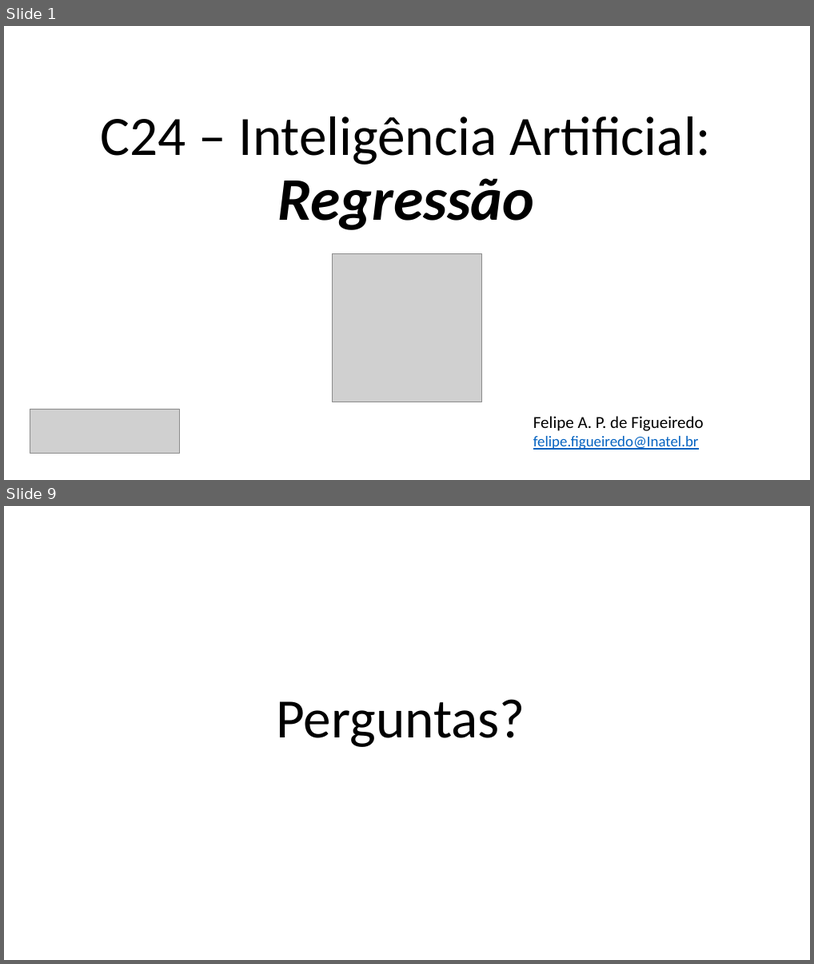
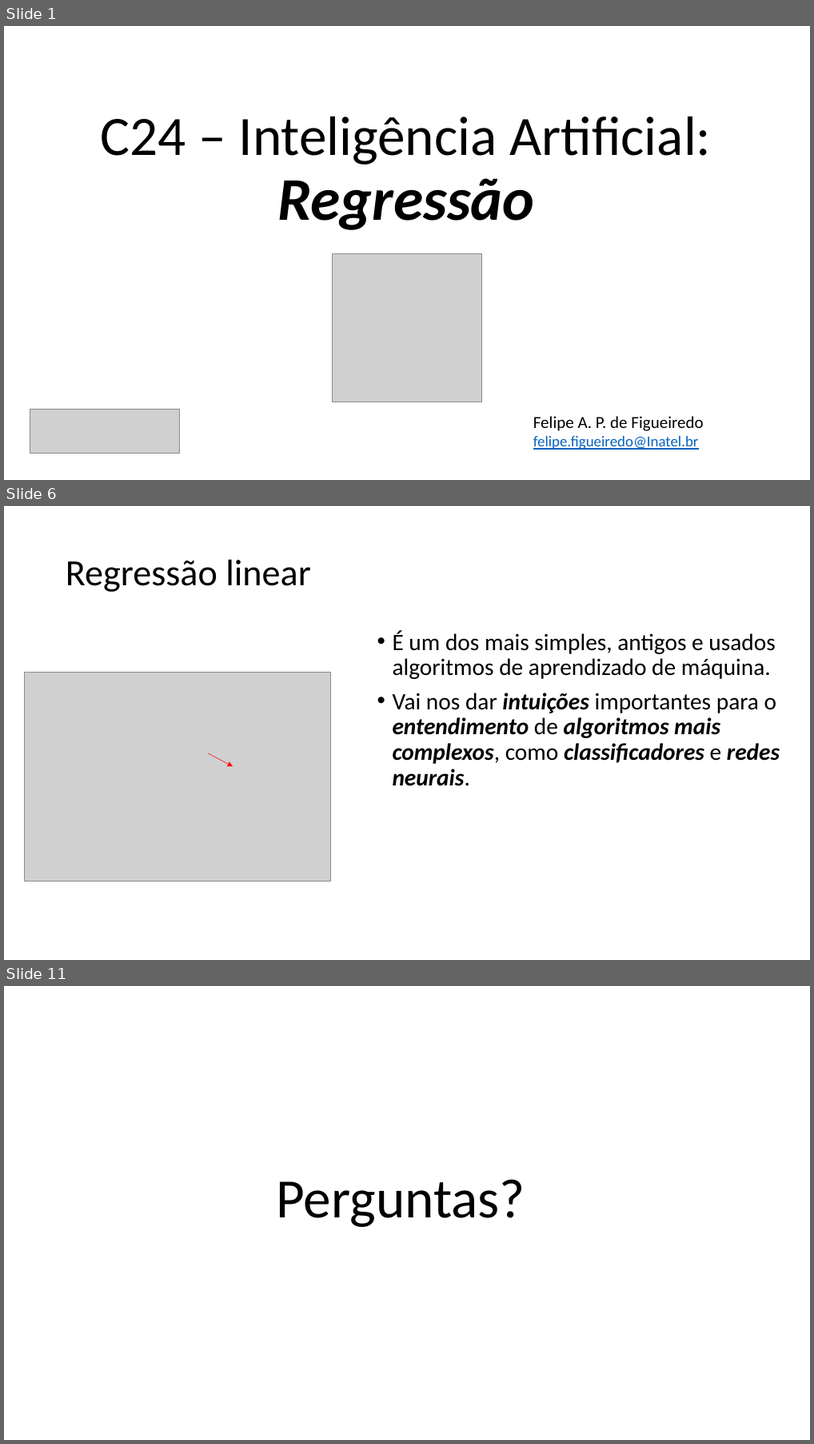
Before and after one commit to zz4fap/c24_inteligencia_artificial, a slide deck: slides/C24_Regressão.pptx. Shown one above the other, each under a label of ours: slides 1 and 9 before the commit, slides 1, 6 and 11 after it; the slides between them are not shown. The pictures are 814x964 and 814x1444 pixels, drawn with LibreOffice and Linux fonts; fonts in the diff are those of the drawing; grey boxes stand for pictures. Boxes give left, top, right and bottom in pixels: in the first picture for what was removed or moved away, otherwise in the second. Text is boxed around its words. In the diff, an @@ line names an element or a change of style, - is before the commit and + after.

```diff
--- a/slides/C24_Regressão.pptx
+++ b/slides/C24_Regressão.pptx
@@ slide 6 added at (4, 506, 810, 960), background #FFFFFF @@
@@ title added at (66, 560, 311, 592), 44 pt, text #000000 @@
+Regressão linear
@@ text added at (393, 630, 780, 786), 28 pt, text #000000 @@
+• É um dos mais simples, antigos e usados algoritmos de aprendizado de máquina.
+• Vai nos dar intuições importantes para o entendimento de algoritmos mais complexos, como classificadores e redes neurais.
@@ picture added at (25, 672, 330, 881) @@
@@ arrow added from (208, 753) to (233, 766), #FF0000 0.5 pt @@
@@ picture added at (226, 756, 274, 780) @@
@@ what was slide 9 is now slide 11 @@
```
Also in this commit, not shown: 8 other slides added, 7 slides removed.
